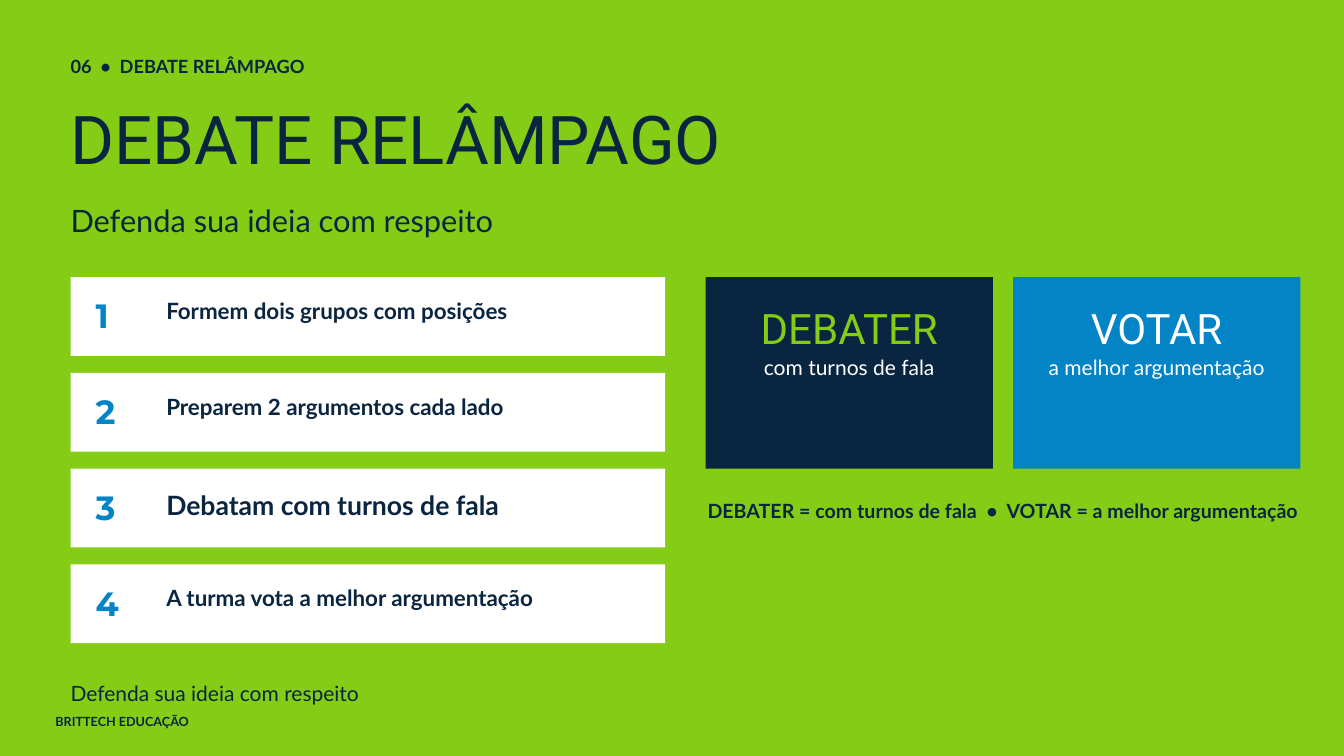
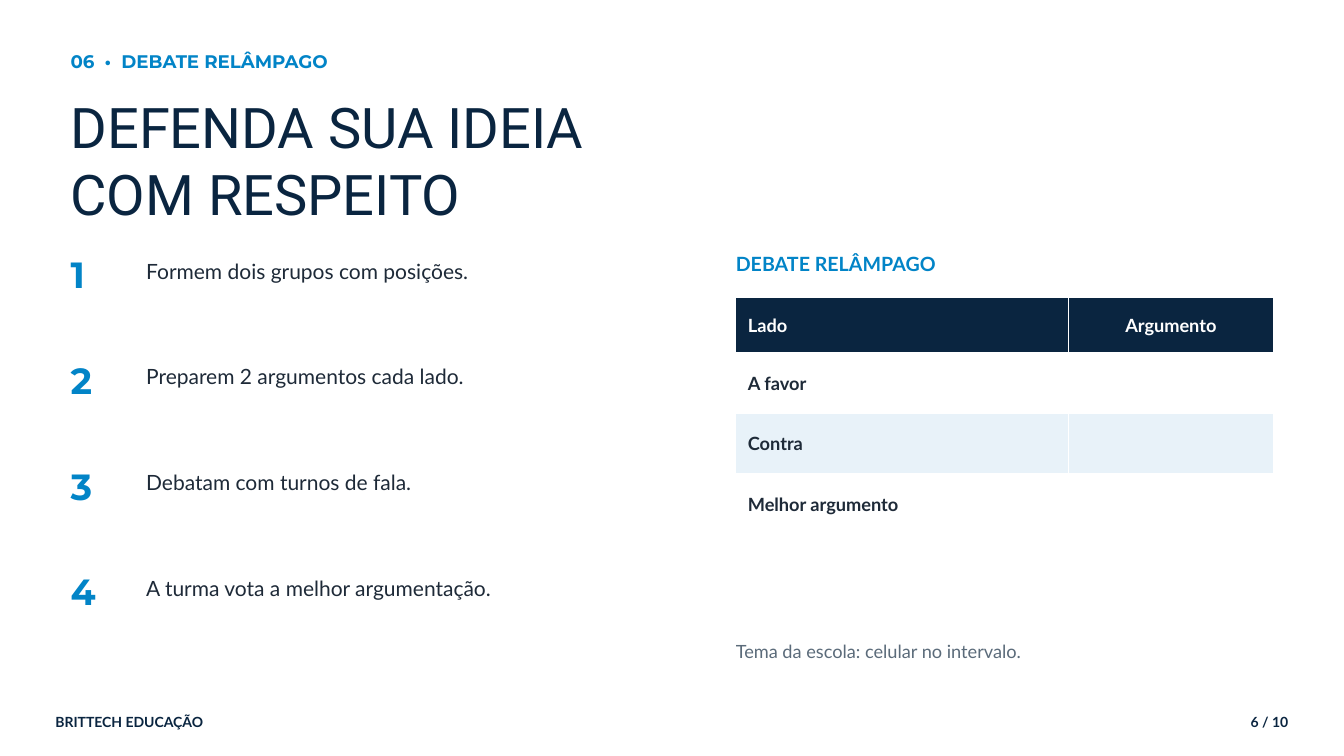
Before and after one commit to thiagollipe-web/brittech-educacao-aulas, a slide deck: slide 6 of ensino-medio/lingua-portuguesa-1serie-debate-participacao.pptx. Drawn at 1344x756 pixels with LibreOffice and Linux fonts; fonts in the diff are those of the drawing. Boxes give left, top, right and bottom in pixels: in the first picture for what was removed or moved away, otherwise in the second. Text is boxed around its words. In the diff, an @@ line names an element or a change of style, - is before the commit and + after.

```diff
--- a/ensino-medio/lingua-portuguesa-1serie-debate-participacao.pptx
+++ b/ensino-medio/lingua-portuguesa-1serie-debate-participacao.pptx
@@ rectangle removed at (0,0,1344,756) @@
@@ text "06 • DEBATE RELÂMPAGO" at (71,51,327,69): font Lato to Montserrat, text colour #0A2540 to #0284C7 @@
@@ text at (71,107,583,216): text changed; size 22 to 40 pt; font Lato to Roboto @@
-Defenda sua ideia com respeito
+DEFENDA SUA IDEIA
+COM RESPEITO
@@ text "1": place and size @@
-text "1" at (96,304,109,328)
+text "1" at (71,262,85,288)
@@ text at (146,263,468,283): text changed; size 16 to 15 pt; text colour #0A2540 to #1E2A38; bold off @@
-Formem dois grupos com posições
+Formem dois grupos com posições.
@@ text "DEBATE RELÂMPAGO": place and size @@
-text "DEBATE RELÂMPAGO" at (71,103,721,165)
+text "DEBATE RELÂMPAGO" at (736,254,936,271)
@@ text "DEBATE RELÂMPAGO" at (736,254,936,271): size 48 to 14 pt, font Roboto to Lato, text colour #0A2540 to #0284C7, bold on; line spacing 1.02 to 1; more space between paragraphs @@
@@ rectangle removed at (71,277,665,356) @@
@@ rectangle removed at (706,277,993,469) @@
@@ table added at (736,297,1273,534), 4 rows, 2 columns @@
+Lado | Argumento
+A favor | 
+Contra | 
+Melhor argumento | 
@@ rectangle removed at (1013,277,1301,469) @@
@@ text removed at (761,314,938,375) @@
-DEBATER
-com turnos de fala
@@ text removed at (1049,313,1265,379) @@
-VOTAR
-a melhor argumentação
@@ size 24 to 26 pt in 4 elements at (71,262,85,288), (71,579,96,605), (71,474,93,501), (71,368,92,394) @@
@@ text "2": place and size @@
-text "2" at (96,400,116,424)
+text "2" at (71,368,92,394)
@@ rectangle removed at (71,373,665,452) @@
@@ text at (146,368,464,388): text changed; size 16 to 15 pt; text colour #0A2540 to #1E2A38; bold off @@
-Preparem 2 argumentos cada lado
+Preparem 2 argumentos cada lado.
@@ text "3": place and size @@
-text "3" at (96,496,116,521)
+text "3" at (71,474,93,501)
@@ rectangle removed at (71,469,665,547) @@
@@ text at (146,474,411,490): text changed; size 19 to 15 pt; text colour #0A2540 to #1E2A38; bold off @@
-Debatam com turnos de fala
+Debatam com turnos de fala.
@@ text removed at (708,503,1297,522) @@
-DEBATER = com turnos de fala • VOTAR = a melhor argumentação
@@ rectangle removed at (71,565,665,643) @@
@@ text "4": place and size @@
-text "4" at (96,592,119,616)
+text "4" at (71,579,96,605)
@@ text at (146,580,491,600): text changed; size 16 to 15 pt; text colour #0A2540 to #1E2A38; bold off @@
-A turma vota a melhor argumentação
+A turma vota a melhor argumentação.
@@ text added at (736,644,1021,658), 13 pt, text #5B6B7A @@
+Tema da escola: celular no intervalo.
@@ text removed at (71,685,359,705) @@
-Defenda sua ideia com respeito
@@ text "BRITTECH EDUCAÇÃO" at (55,715,204,730): size 9 to 10 pt @@
@@ text added at (1251,716,1288,727), 10 pt, text #0A2540, bold @@
+6 / 10
```
Also in this commit, not shown: 3 other slides changed, 6 slides added, 4 slides removed.
